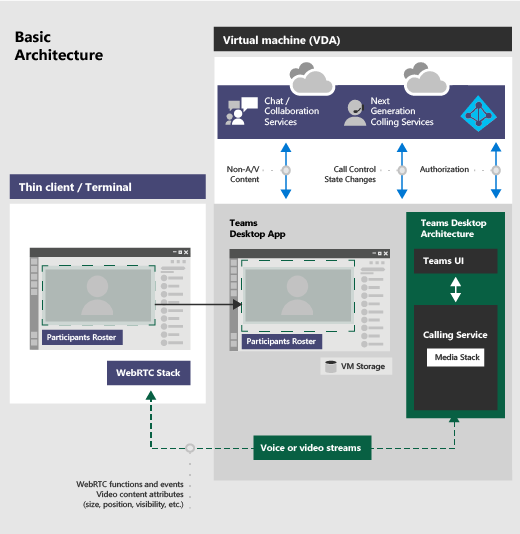
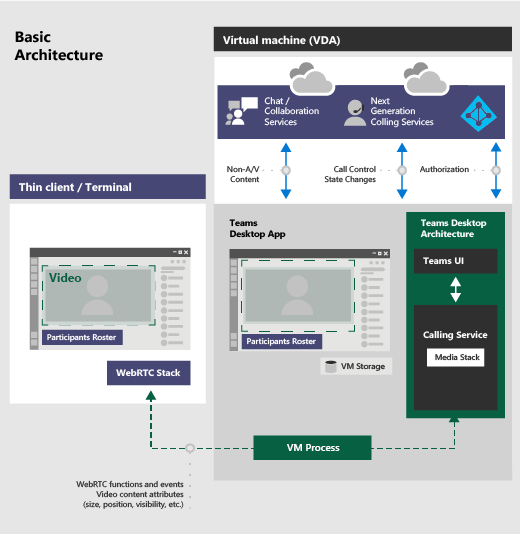
Before/after of a 520 x 534 layered artwork. What changed in the layer stack:
added group "Text" with 2 layers above "MainUI" over [49, 273, 340, 451]
added layer "Video" in group "Text" over [49, 273, 82, 282]
added layer "VM Process" in group "Text" over [287, 444, 340, 451]
added group "MainUI" with 1 layers over [49, 273, 361, 452]
moved "M365_blue_icons" into group "MainUI", painted on it over [49, 273, 361, 452]
removed layer "Layer 2" over [78, 276, 243, 310]
removed layer "Layer 1" over [49, 273, 361, 452]
